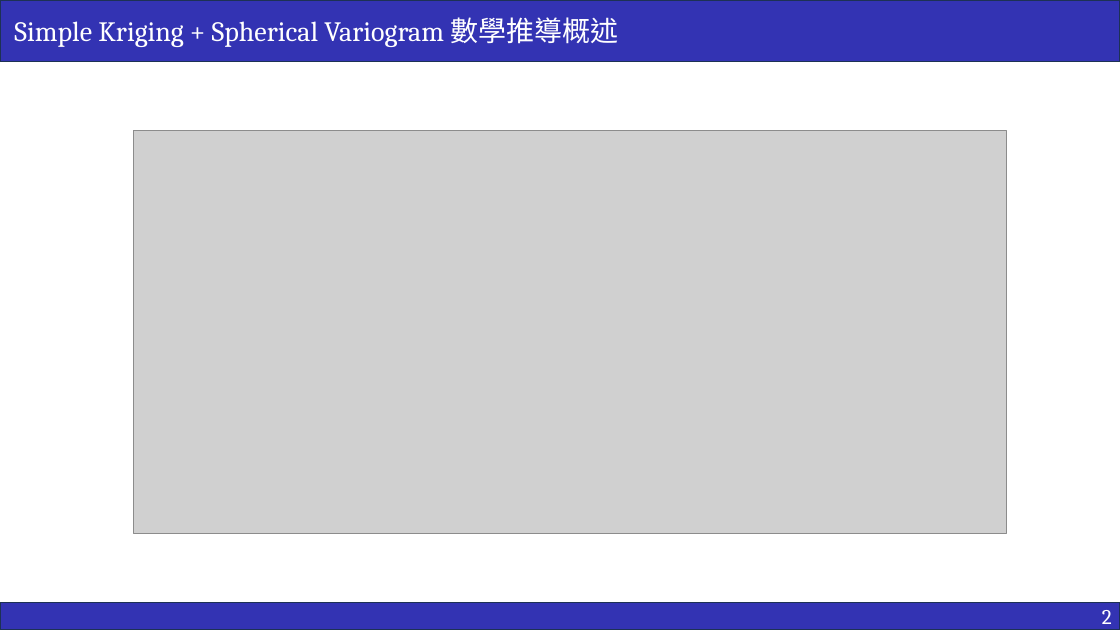
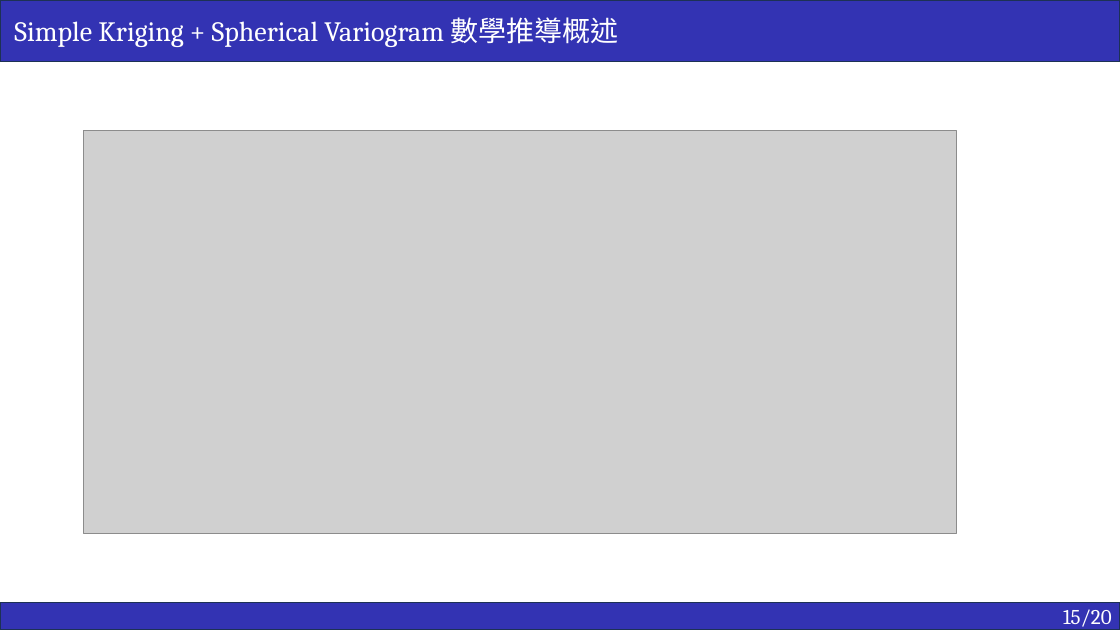
Before and after one commit to ricki0313/rainfall_practice, a slide deck: slide 16 of report/rainfall_report.pptx. Drawn at 1120x630 pixels with LibreOffice and Linux fonts; fonts in the diff are those of the drawing; grey boxes stand for pictures. Boxes give left, top, right and bottom in pixels: in the first picture for what was removed or moved away, otherwise in the second. Text is boxed around its words. In the diff, an @@ line names an element or a change of style, - is before the commit and + after.

```diff
--- a/report/rainfall_report.pptx
+++ b/report/rainfall_report.pptx
@@ picture: place and size @@
-picture at bbox=[134, 131, 1007, 534]
+picture at bbox=[83, 131, 956, 534]
@@ text in rectangle at bbox=[1063, 609, 1112, 630]: text changed @@
-2
+15/20
```
Also in this commit, not shown: 15 other slides changed, 5 slides added, 1 slide removed, 4 other files.
